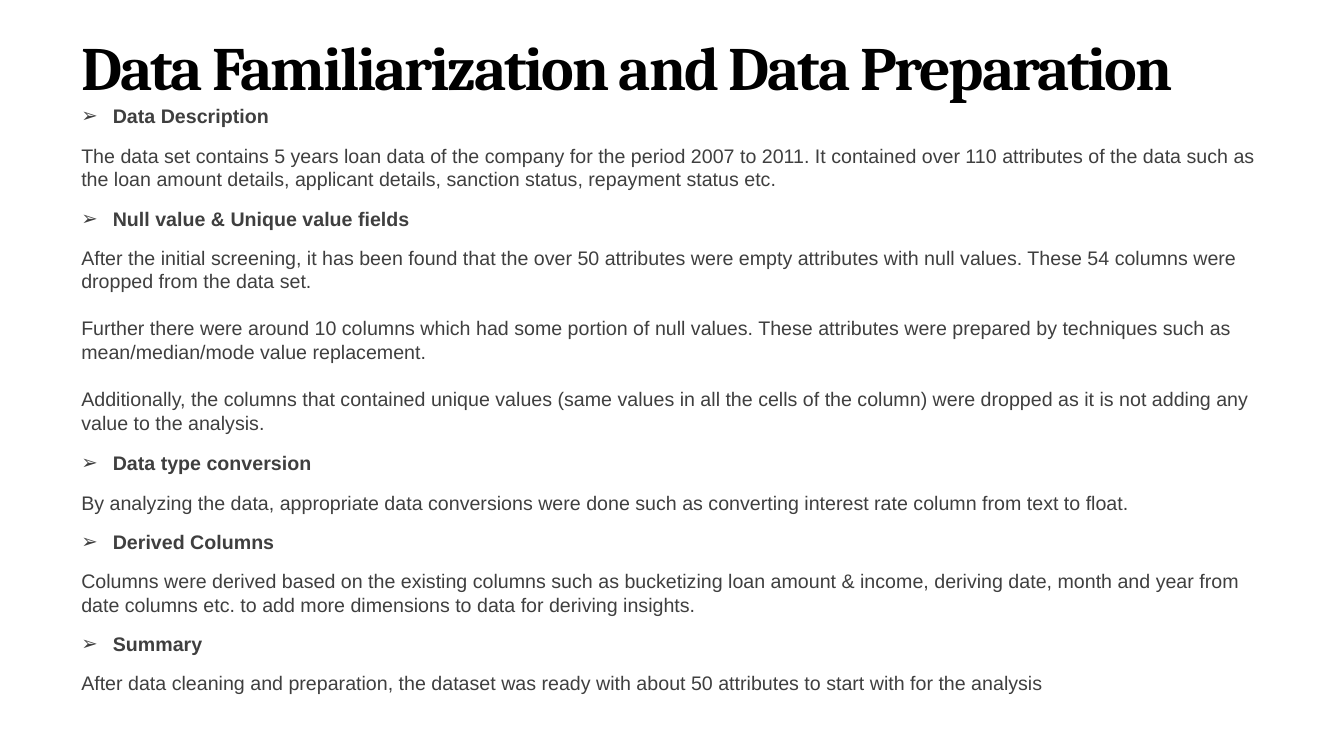
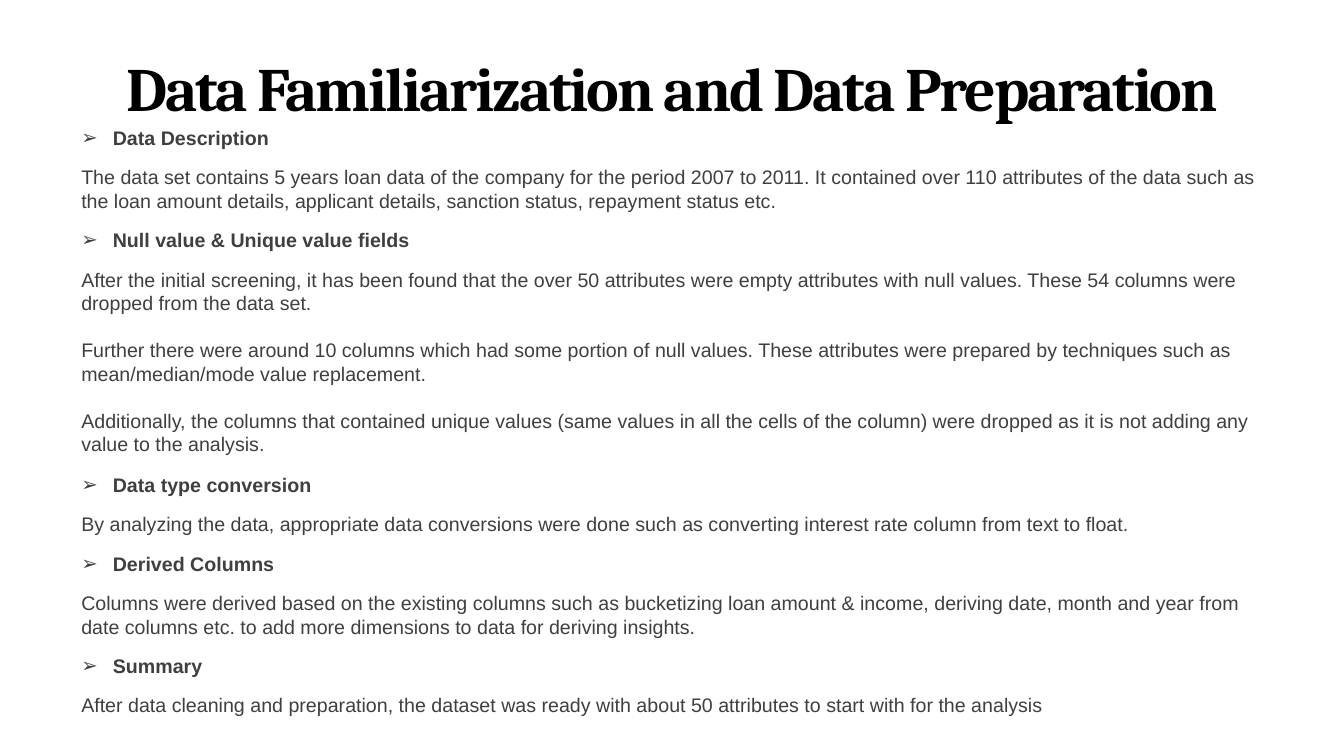
Before and after one commit to pjsurve/Lending-club-case-study, a slide deck: slide 5 of Lending Club Case Study - Upgrad (1).pptx (slide 4 before the commit). Drawn at 1344x756 pixels with LibreOffice and Linux fonts; fonts in the diff are those of the drawing. Boxes give left, top, right and bottom in pixels: in the first picture for what was removed or moved away, otherwise in the second. Text is boxed around its words. In the diff, an @@ line names an element or a change of style, - is before the commit and + after.

```diff
--- a/Lending Club Case Study - Upgrad (1).pptx
+++ b/Lending Club Case Study - Upgrad (1).pptx
@@ title "Data Familiarization and Data Preparation" at [126, 68, 1218, 124]: alignment left to centre; vertical alignment top to bottom @@
@@ 9 texts: place and size @@
-9 texts at [81, 108, 1255, 655]
+9 texts at [81, 130, 1255, 677]
@@ text "After data cleaning and preparation, ...": place and size @@
-text "After data cleaning and preparation, ..." at [81, 675, 1042, 694]
+text "After data cleaning and preparation, ..." at [81, 697, 1042, 716]
```
Also in this commit, not shown: 6 other slides changed, 5 slides added, 1 slide removed, 1 other file.
